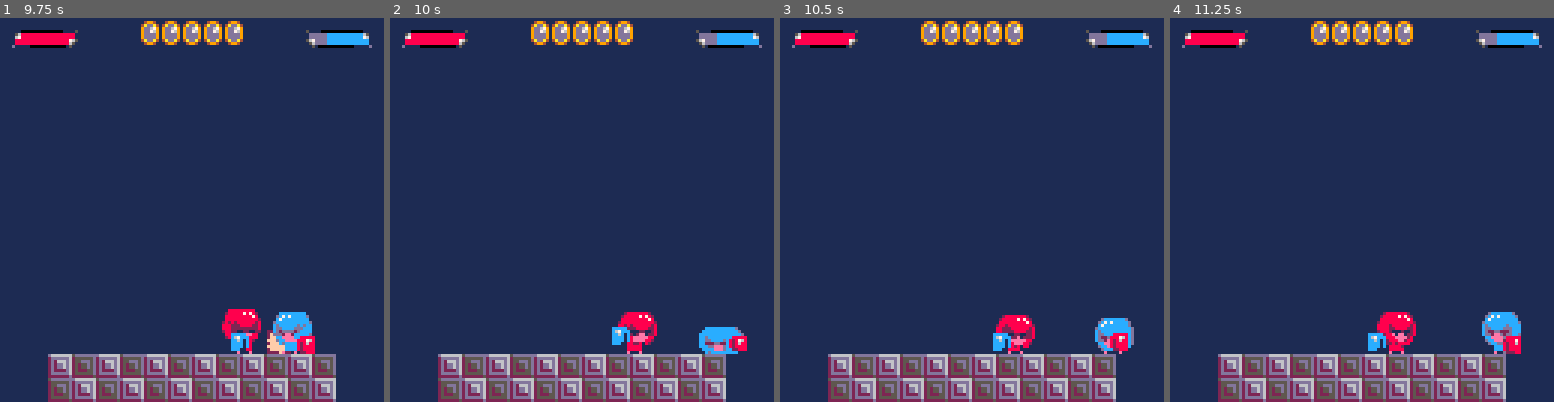
Above: before the commit, frames 1-4 (left to right).
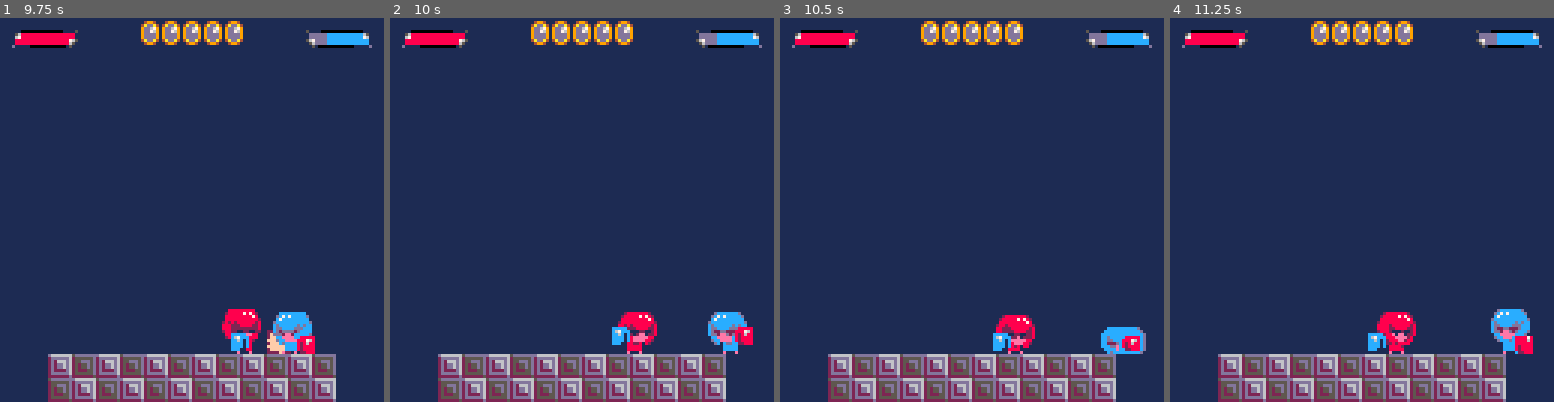
Above: after the commit, the same moments.

Repository: davidjtferguson/dancejab
Game: PICO-8 cartridge jab.p8
Two runs of this game, one before a commit and one after it. Both use one fixed random seed, a clock stepped at 60 frames per second and the inputs below.
Inputs:
- Up to frame 1 (9.75 s): tap X (X key) at 0.33, 1.07, 1.85, 2.97, 4.08, 5.2, 6.32, 7.43, 8.55, 9.67 s; tap O (Z key) at 0.7, 1.7, 2.1, 2.5, 2.9, 3.3, 3.7, 4.1, 4.5, 4.9, 5.3, 5.7, 6.1, 6.5, 6.9, 7.3, 7.7, 8.1, 8.5, 8.9, 9.3, 9.7 s; hold Right 1.6-2.1 s; hold Up 2.15-2.42 s; hold Right 2.47-3.03 s; hold Left 3.08-3.58 s; hold Down 3.63-3.97 s; hold Right 4.02-4.68 s; hold Up 4.73-5.03 s; hold Left 5.08-5.68 s; hold Down 5.73-6.03 s; hold Right 6.08-6.58 s; hold Right 6.63-7.13 s; hold Up 7.18-7.45 s; hold Right 7.5-8.07 s; hold Left 8.12-8.62 s; hold Down 8.67-9 s; hold Right 9.05-9.72 s
- Up to frame 2 (10 s): hold Up from 9.77 s (still down)
- Up to frame 3 (10.5 s): release Up at 10.07 s; tap O (Z key) at 10.1 s; hold Left from 10.12 s (still down)
- Up to frame 4 (11.25 s): tap O (Z key) at 10.5, 10.9 s; release Left at 10.72 s; hold Down 10.77-11.07 s; tap X (X key) at 10.78 s; hold Right from 11.12 s (still down)

Frame 1 is identical in both runs. In frame 2, 1.1% of the frame differs, in the area x 80-95%, y 76-88%; in frame 3, 0.8%; in frame 4, 1.0%.

Commit message:
gameplay and stage tweaks

Diff:
--- a/jab.p8
+++ b/jab.p8
@@ -16,8 +16,8 @@
   dashframes=7,
   jabframes=7,
   jablagframes=10,
-  connectlagframes=10,
-  hitstunframes=8,
+  connectlagframes=12,
+  hitstunframes=10,
 
   --movement limits
   -- in pixels/frame
@@ -1197,76 +1197,76 @@
 0000000000000000000000000000000000000000000000000000000000000000000000000000000000000000000000000000000000000000000000000000000000000000000000000000000000000000000000000000000000000000000000000000000000000000000000000000000000000000000000000000000000000000
 0000000000000000000000000000000000000000000000000000000000000000000000000000000000000000000000000000000000000000000000000000000000000000000000000000000000000000000000000000000000000000000000000000000000000000000000000000000000000000000000000000000000000000
 0000000000000000000000000000000000000000000000000000000000000000000000000000000000000000000000000000000000000000000000000000000000000000000000000000000000000000000000000000000000000000000000000000000000000000000000000000000000000000000000000000000000000000
-0000011001100110011001100110000000000000000110011001100000000000000000000000000000000000000000000000000000000000000000000000000000000000000000000000000000000000000000000000000000000000000000000000000000000000000000000000000000000000000000000000000000000000
-0000100110011001100110011001000000000000001001100110010000000000000000000000000000000000000000000000000000000000000000000000000000000000000000000000000000000000000000000000000000000000000000000000000000000000000000000000000000000000000000000000000000000000
-…(71 lines of a section not shown)…
+0000011001100110011001100110000000000000100110011001100100000000000000000000000000000000000000000000000000000000000000000000000000000000000000000000000000000000000000000000000000000000000000000000000000000000000000000000000000000000000000000000000000000000
+0000100110011001100110011001000000000000011001100110011000000000000000000000000000000000000000000000000000000000000000000000000000000000000000000000000000000000000000000000000000000000000000000000000000000000000000000000000000000000000000000000000000000000
+…(71 lines of a section not shown)…
